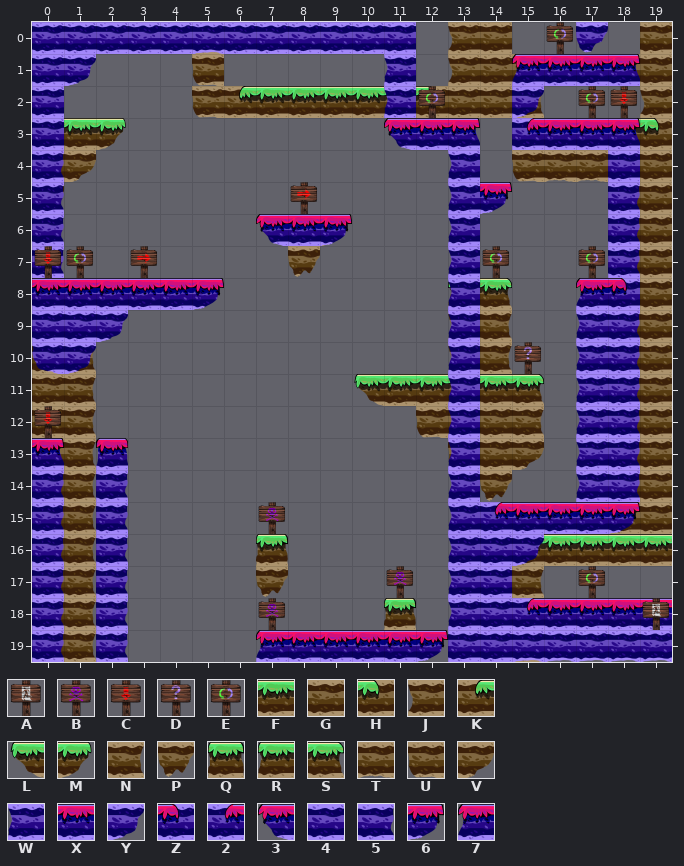
Two versions of a level (Tiled map, assets/Level_4.tmx). Above is the file before it was changed.
Cells are 128x128 px. Shown: x 0..19, y 0..19.
Key: from "misctileset": A 2, B 3, C 4, D 5, E 7; from "tileset_v1": F 0, G 1, H 2, J 3, K 4, L 5, M 6, N 7, P 8, Q 9, R 10, S 11, T 12, U 13, V 14; from "tileset_v2": W 1, X 3, Y 5, Z 6, 2 7, 3 8, 4 9, 5 10, 6 11, 7 12.
_ is an empty cell, # one hidden under a higher layer.
Layers that did not change in this view are not listed.
Layer "Tiles_level_4" before, first column x 0:
 0 #____J_______JG____G
 1 #____U_______JGG##GG
 2 #____UKFFFFFHGGN___J
 3 #FM____________###FH
 4 GV_____________UTT#G
 5 P_________________JG
 6 _______L#M________JG
 7 ________P_________JG
 8 ##___________RS___#G
 9 ##___________JN___JG
10 GN___________JN___JG
11 GN________LFFFFS__JG
12 GN__________UGGN__JG
13 GN___________UGV__JG
14 GN____________P___JG
15 GN________________JG
16 GN_____Q______#FFFFF
17 GN_____P______#N____
18 GN_________Q__##____
19 GN_________#__#KM__L
Layer "Tiles_level_4_2" before, first column x 9:
 6 6___W____5_
 7 ____W____5_
 8 ____W___7Z_
 9 ____W___W5_
10 ____W___W5_
11 ____W___W5_
12 ____W___W5_
13 ____W___W5_
14 ____W___W5_
15 ____W2XXX6_
16 ____W4Y____
17 ____W4_____
18 ____W42XXXX
Layer "Tiles_level_4_3" before, first column x 0:
 0 ________________E___
 1 ____________________
 2 _________________EC_
 3 ____________________
 4 ____________________
 5 ____________________
 6 ____________________
 7 CE____________E_____
 8 ____________________
 9 ____________________
10 _______________D____
11 ____________________
12 ____________________
13 ____________________
14 ____________________
15 _______B____________
16 ____________________
17 ___________B________
18 ___________________A
19 ____________________
After:
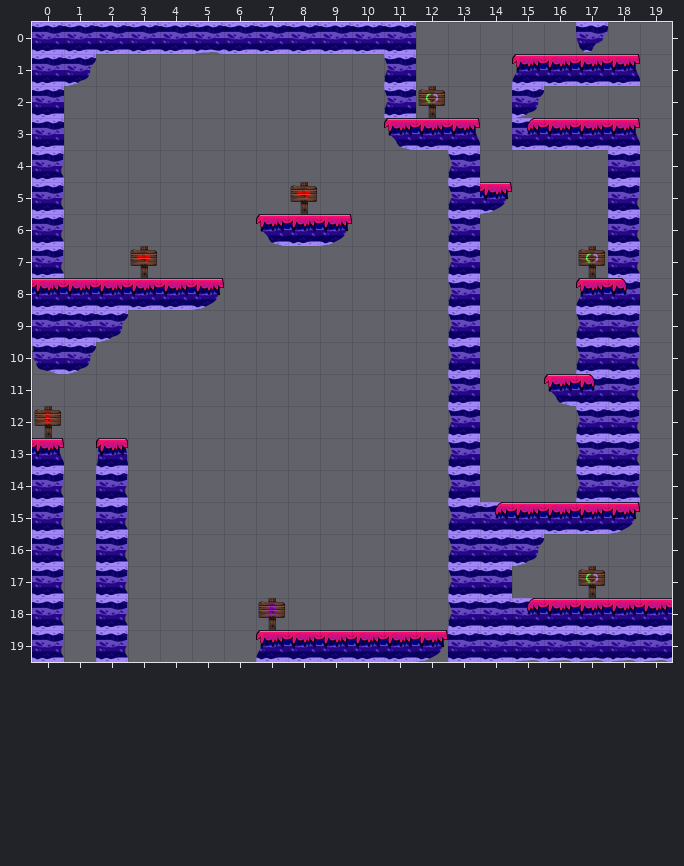
Changes in this commit:
Layer "Tiles_level_4" (now hidden):
y 0: x 5 J -> _; x 13..14 JG -> __; x 19 G -> _
y 1: x 5 U -> _; x 13..15 JGG -> ___; x 18..19 GG -> __
y 2: x 5..15 UKFFFFFHGGN -> ___________; x 19 J -> _
y 3: x 1..2 FM -> __; x 18..19 FH -> __
y 4: x 0..1 GV -> __; x 15..17 UTT -> ___; x 19 G -> _
y 5..6: x 18..19 JG -> __
y 7: x 8 P -> _; x 18..19 JG -> __
y 8: x 13..14 RS -> __; x 19 G -> _
y 9: x 14 N -> _; x 18..19 JG -> __
y 10: x 0..1 GN -> __; x 14 N -> _; x 18..19 JG -> __
y 11: x 0..1 GN -> __; x 10..15 LFFFFS -> ______; x 18..19 JG -> __
y 12: x 0..1 GN -> __; x 12..15 UGGN -> ____; x 18..19 JG -> __
y 13: x 0..1 GN -> __; x 13..15 UGV -> ___; x 18..19 JG -> __
y 14: x 0..1 GN -> __; x 14 P -> _; x 18..19 JG -> __
y 15: x 0..1 GN -> __; x 18..19 JG -> __
y 16: x 0..1 GN -> __; x 7 Q -> _; x 15..19 FFFFF -> _____
y 17: x 0..1 GN -> __; x 7 P -> _; x 15 N -> _
y 18: x 0..1 GN -> __; x 11 Q -> _
y 19: x 0..1 GN -> __; x 15 K -> _
Layer "Tiles_level_4_2":
y 11: x 16..17 _W -> 3Z
Layer "Tiles_level_4_3" (now hidden):
y 0: x 16 E -> _
y 2: x 17..18 EC -> __
y 7: x 0..1 CE -> __; x 14 E -> _
y 10: x 15 D -> _
y 15: x 7 B -> _
y 17: x 11 B -> _
y 18: x 19 A -> _
Changed places in both pictures, as pixel boxes (x1, y1, x2, y2):
changed: (192, 22, 672, 630)
removed: (61, 118, 126, 182)
removed: (34, 246, 93, 278)
removed: (32, 345, 96, 662)
removed: (515, 660, 542, 662)
